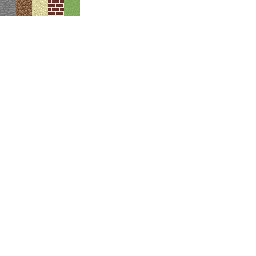
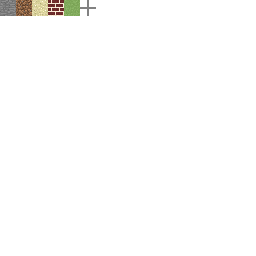
The second 256x256 image is a revision of the first. Changes to its layers:
added layer "crosshair" (49%) above "brick" over [80, 0, 96, 16]
